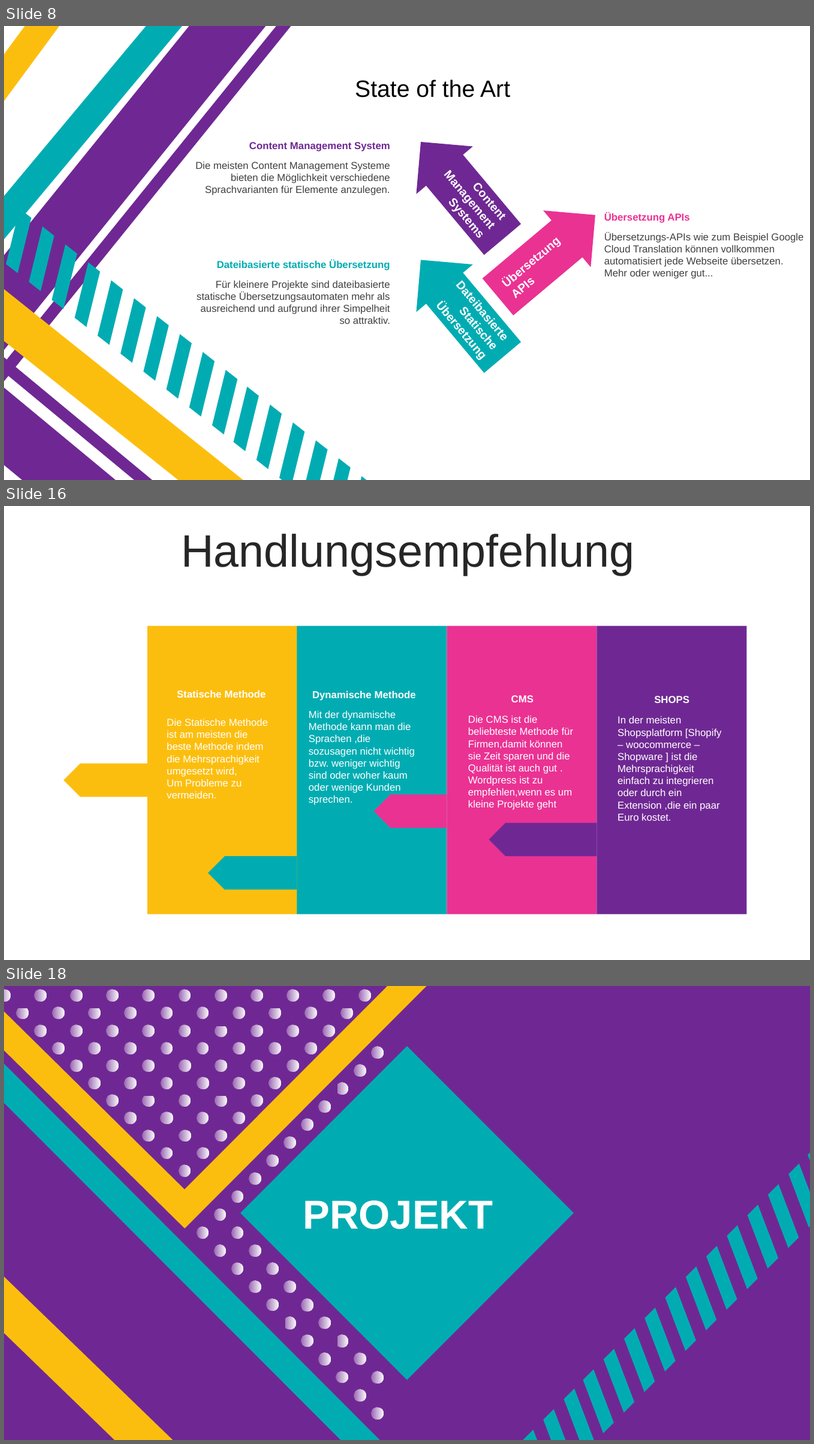
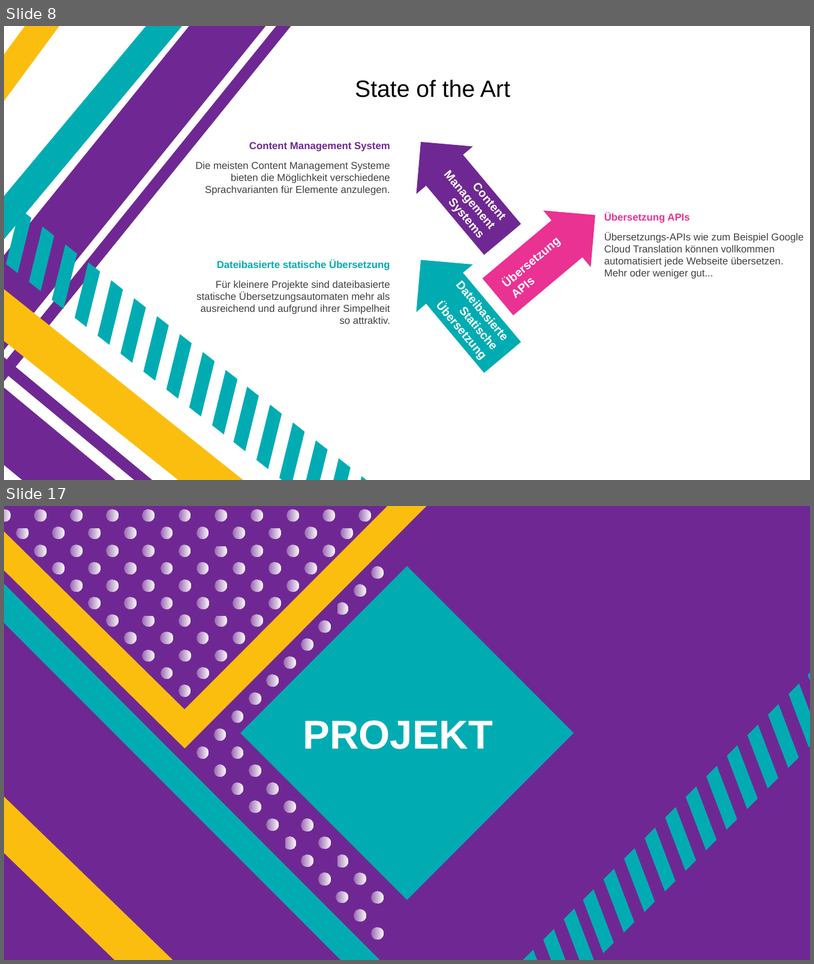
Before and after one commit to Eyssamsh/gui, a slide deck: guiProjekt/downloads/Final Präsentation Mehrsprachigkeit.pptx. Shown one above the other, each under a label of ours: slides 8, 16 and 18 before the commit, slides 8 and 17 after it; the slides between them are not shown. The pictures are 814x1444 and 814x964 pixels, drawn with LibreOffice and Linux fonts; fonts in the diff are those of the drawing. Boxes give left, top, right and bottom in pixels: in the first picture for what was removed or moved away, otherwise in the second. Text is boxed around its words. In the diff, an @@ line names an element or a change of style, - is before the commit and + after.

```diff
--- a/guiProjekt/downloads/Final Präsentation Mehrsprachigkeit.pptx
+++ b/guiProjekt/downloads/Final Präsentation Mehrsprachigkeit.pptx
@@ slide 16 removed at [4,506,810,960], background #FFFFFF @@
@@ text removed at [181,534,635,575] @@
-Handlungsempfehlung
@@ rectangle removed at [147,626,297,914] @@
@@ rectangle removed at [297,626,447,914] @@
@@ rectangle removed at [447,626,597,914] @@
@@ rectangle removed at [597,626,747,914] @@
@@ text removed at [177,690,266,697] @@
-Statische Methode
@@ text removed at [312,691,416,700] @@
-Dynamische Methode
@@ text removed at [512,695,534,702] @@
-CMS
@@ text removed at [654,696,690,703] @@
-SHOPS
@@ text removed at [167,718,268,798] @@
-Die Statische Methode ist am meisten die beste Methode indem die Mehrsprachigkeit umgesetzt wird,
-Um Probleme zu vermeiden.
@@ text removed at [309,711,415,805] @@
-Mit der dynamische Methode kann man die Sprachen ,die sozusagen nicht wichtig bzw. weniger wichtig sind oder woher kaum oder wenige Kunden sprechen.
@@ text removed at [468,715,574,810] @@
-Die CMS ist die beliebteste Methode für Firmen,damit können sie Zeit sparen und die Qualität ist auch gut .
-Wordpress ist zu empfehlen,wenn es um kleine Projekte geht
@@ text removed at [618,716,722,820] @@
-In der meisten Shopsplatform [Shopify – woocommerce – Shopware ] ist die Mehrsprachigkeit einfach zu integrieren oder durch ein Extension ,die ein paar Euro kostet.
@@ pentagon arrow removed at [64,763,148,796] @@
@@ pentagon arrow removed at [374,795,447,828] @@
@@ pentagon arrow removed at [489,822,597,856] @@
@@ pentagon arrow removed at [208,856,297,889] @@
@@ what was slide 18 is now slide 17 @@
```
Also in this commit, not shown: 10 slides changed, 2 slides added, 3 other slides removed.
